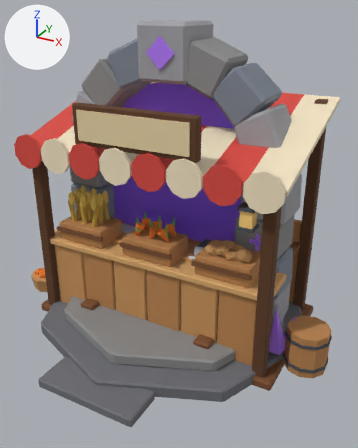
Before and after pictures for a commit that changed the FBX model art/export/Props.fbx.
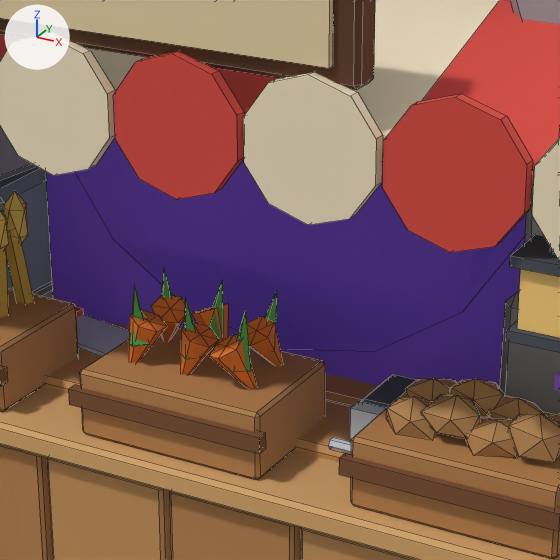
Each version appears first whole from a camera (50 mm lens) standing at (7.34, -13.17, 10.03) and looking at (0.42, -0.59, 3.74), and next in a close-up on the part from 28% to 70% of the width and 31% to 64% of the height. The axes (+X, +Y, +Z) are drawn at upper left. The lights are the same throughout. The first two pictures are the older version. The close-ups show mesh edges as thin lines.

The scene before the commit, as lines of its bpy script (objects in view):
```python
me_marketstall = bpy.data.meshes.new('MarketStall')
me_marketstall.from_pydata(...)  # 1200 vertices, 1336 faces; spans x -5.5..5.52, y -2.53..2.31, z 0.0..7.57
me_marketstall.materials.append(mat_palette)  # picture img_palette_png
me_portalframe = bpy.data.meshes.new('PortalFrame')
me_portalframe.from_pydata(...)  # 480 vertices, 516 faces; spans x -4.68..4.68, y -5.3..4.68, z 0.0..9.65
me_portalframe.materials.append(mat_palette)  # picture img_palette_png
me_workbench = bpy.data.meshes.new('Workbench')
me_workbench.from_pydata(...)  # 482 vertices, 433 faces; spans x -2.61..2.61, y -1.6..1.34, z 0.0..5.35
me_workbench.materials.append(mat_palette)  # picture img_palette_png
ob_marketstall = bpy.data.objects.new('MarketStall', me_marketstall)
ob_marketstall.location = (0.0, 0.0, 0.0)
ob_portalframe = bpy.data.objects.new('PortalFrame', me_portalframe)
ob_portalframe.location = (0.0, 0.0, 0.0)
ob_workbench = bpy.data.objects.new('Workbench', me_workbench)
ob_workbench.location = (0.0, 0.0, 0.0)
# also in view: 'MarketLanternGlow' at (3.3, -2.2, 5.15); 'PortalSurface' at (0.0, 0.0, 4.43); 'MarketSignFace' at (0.0, -2.47, 7.0)
```
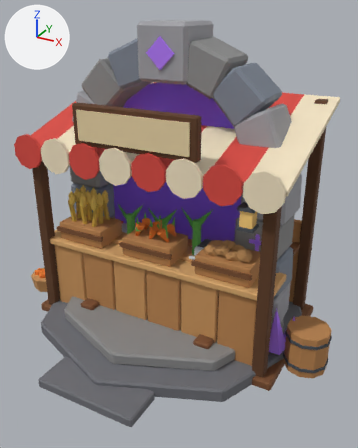
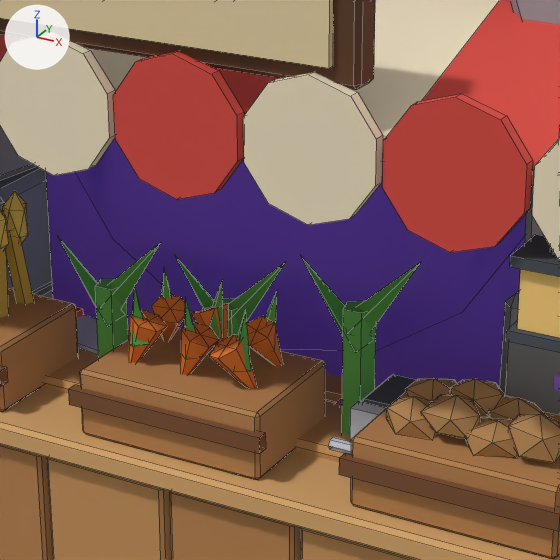
What differs and where, as boxes [x1, y1, x2, y2] in the close-ups (560 x 560 px):
'Crop_Sugarcane', added: after [58, 237, 421, 435]
'Crop_Dragonfruit', added (mostly hidden): after [335, 399, 342, 405]

The edits, one by one:
Mesh me_crop_dragonfruit is new.
It has 138 vertices, 165 faces and spans x -1.11..1.76, y -1.0..1.15, z 0.0..3.05.
It uses material mat_palette (picture img_palette_png).
Mesh me_crop_sugarcane is new.
It has 252 vertices, 222 faces and spans x -1.74..1.74, y -1.04..1.07, z 0.0..4.62.
It uses material mat_palette (picture img_palette_png).
Object 'Crop_Dragonfruit' (ob_crop_dragonfruit) is new; it shows me_crop_dragonfruit.
Its location is (0.0, 0.0, 0.0).
Object 'Crop_Sugarcane' (ob_crop_sugarcane) is new; it shows me_crop_sugarcane.
Its location is (0.0, 0.0, 0.0).
